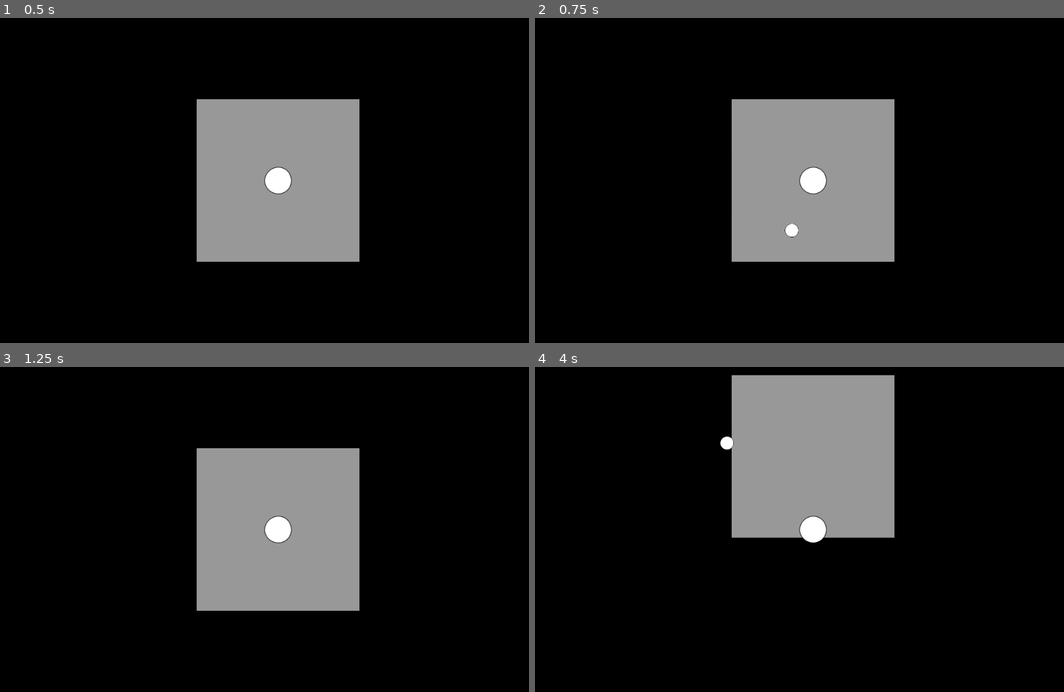
Above: before the commit, frames 1-4 (two rows, left to right).
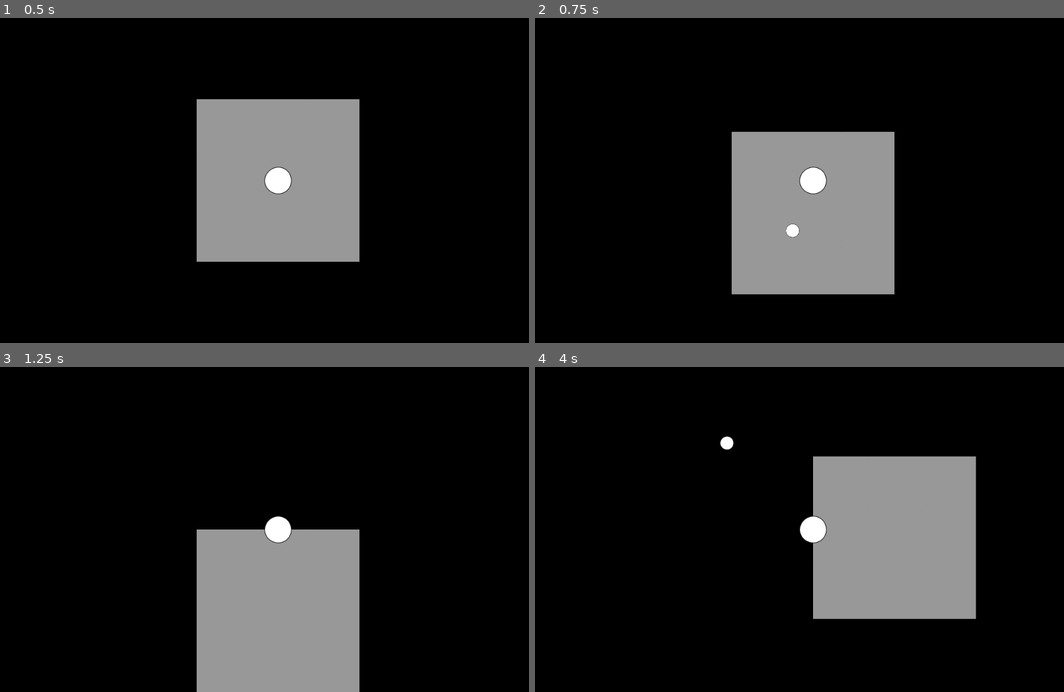
Above: after the commit, the same moments.

Repository: ComradeSparklePony/Slay-the-Triangles
Game: Godot game, scene res://town.tscn
Two runs of this game, one before a commit and one after it. Both use one fixed random seed, a clock stepped at 60 frames per second and the inputs below. The project has no main scene, so this scene is started directly.
Inputs (mouse positions are in pixels of both pictures, inside the frame that each line leads up to):
- Up to frame 1 (0.5 s): no input
- Up to frame 2 (0.75 s): tap Enter at 0.5 s; move the mouse to (783, 245) at 0.52 s; press the mouse at (783, 245) at 0.53 s; hold Up (ui_up) from 0.53 s (still down)
- Up to frame 3 (1.25 s): keep holding Up (ui_up)
- Up to frame 4 (4 s): move the mouse to (979, 578) at 1.27 s; release the mouse at (979, 578) at 1.28 s; click (979, 578) at 1.35 s; move the mouse to (646, 480) at 2.02 s; release Up (ui_up) at 2.03 s; press the mouse at (646, 480) at 2.03 s; hold Left (ui_left) 2.03-3.53 s; move the mouse to (841, 529) at 2.77 s; release the mouse at (841, 529) at 2.78 s; click (841, 529) at 2.85 s; move the mouse to (730, 448) at 3.52 s; press the mouse at (730, 448) at 3.53 s; hold Down (ui_down) from 3.53 s (still down)

Frame 1 is identical in both runs. In frame 2, 6.2% of the frame differs, in the area x 37-68%, y 25-86%; in frame 3, 15%; in frame 4, 23%, in the area x 37-84%, y 2-78%.

Commit message:
moved town over
Town moved over to avoid invisible walls

Diff:
--- a/town.tscn
+++ b/town.tscn
@@ -5,48 +5,54 @@
 
 [node name="town" type="Node2D" index="0"]
 
+_sections_unfolded = [ "Transform" ]
+
 [node name="floor1" parent="." index="0" instance=ExtResource( 1 )]
 
+position = Vector2( 50, 50 )
 _sections_unfolded = [ "Transform" ]
 
 [node name="floor2" parent="." index="1" instance=ExtResource( 1 )]
 
-position = Vector2( 100, 0 )
+position = Vector2( 150, 50 )
 _sections_unfolded = [ "Transform" ]
 
 [node name="floor3" parent="." index="2" instance=ExtResource( 1 )]
 
-position = Vector2( -100, 0 )
+position = Vector2( 250, 50 )
 _sections_unfolded = [ "Transform" ]
 
 [node name="floor4" parent="." index="3" instance=ExtResource( 1 )]
 
-position = Vector2( -100, -100 )
+position = Vector2( 50, 150 )
 _sections_unfolded = [ "Transform" ]
 
 [node name="floor5" parent="." index="4" instance=ExtResource( 1 )]
 
-position = Vector2( 0, -100 )
+position = Vector2( 150, 150 )
 _sections_unfolded = [ "Transform" ]
 
 [node name="floor6" parent="." index="5" instance=ExtResource( 1 )]
 
-position = Vector2( 100, -100 )
+position = Vector2( 250, 150 )
 _sections_unfolded = [ "Transform" ]
 
 [node name="floor7" parent="." index="6" instance=ExtResource( 1 )]
 
-position = Vector2( -100, 100 )
+position = Vector2( 50, 250 )
 _sections_unfolded = [ "Transform" ]
 
 [node name="floor8" parent="." index="7" instance=ExtResource( 1 )]
 
-position = Vector2( 0, 100 )
+position = Vector2( 150, 250 )
 _sections_unfolded = [ "Transform" ]
 
 [node name="floor9" parent="." index="8" instance=ExtResource( 1 )]
 
-position = Vector2( 100, 100 )
+position = Vector2( 250, 250 )
 _sections_unfolded = [ "Transform" ]
 
 [node name="player" parent="." index="9" instance=ExtResource( 2 )]
+
+position = Vector2( 150, 150 )
+_sections_unfolded = [ "Transform" ]
